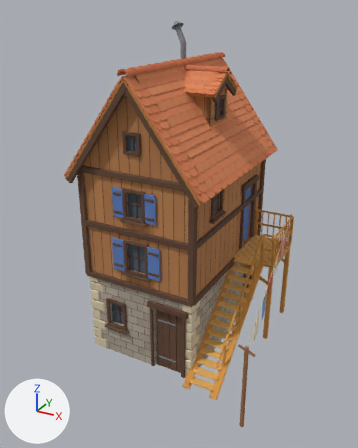
The glTF model assets/3D/village/structures/narrow_house.glb, before and after one commit.
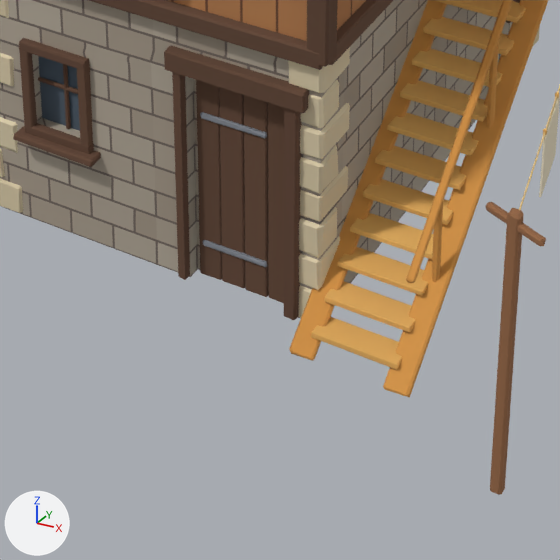
Each version is shown whole from a 50 mm camera at (7.01, -12.79, 10.05) aimed at (0.46, -0.89, 4.1), then close up on the part from 28% to 72% of the width and 64% to 100% of the height. Lighting does not change. The marker at lower left points along +X, +Y and +Z. The last two pictures show the newer version. Objects named as collision shapes, trigger or cutter boxes, shadow casters or lower levels of detail are left out. Where no turn or scale is listed for an object, it has been applied to the vertices.

The older version as bpy lines, for what is in view:
```python
me_narrowhouse_door_leaf0 = bpy.data.meshes.new('NarrowHouse_Door_Leaf0')
me_narrowhouse_door_leaf0.from_pydata(...)  # 144 vertices, 264 faces; spans x 0.0..0.89, y -0.04..0.03, z 0.0..2.1
me_narrowhouse_door_leaf0.materials.append(mat_m_structurecolors)  # picture img_t_structurecolormap
me_narrowhouse_static_boards = bpy.data.meshes.new('NarrowHouse_Static_Boards')
me_narrowhouse_static_boards.from_pydata(...)  # 139 vertices, 171 faces; spans x -1.75..1.75, y -2.49..2.51, z 2.6..8.4
me_narrowhouse_static_boards.materials.append(mat_m_boards)  # picture img_t_boards
me_narrowhouse_static_stonewall = bpy.data.meshes.new('NarrowHouse_Static_StoneWall')
me_narrowhouse_static_stonewall.from_pydata(...)  # 66 vertices, 88 faces; spans x -1.75..1.75, y -2.49..2.51, z 0.0..2.6
me_narrowhouse_static_stonewall.materials.append(mat_m_stonewall)  # picture img_t_stonewall
ob_narrowhouse_door_leaf0 = bpy.data.objects.new('NarrowHouse_Door_Leaf0', me_narrowhouse_door_leaf0)
ob_narrowhouse_door_leaf0.parent = ob_narrowhouse
ob_narrowhouse_door_leaf0.location = (0.552, -2.402, 0.0176)
ob_narrowhouse_static_boards = bpy.data.objects.new('NarrowHouse_Static_Boards', me_narrowhouse_static_boards)
ob_narrowhouse_static_boards.location = (0.0, 0.0, 0.0)
ob_narrowhouse_static_stonewall = bpy.data.objects.new('NarrowHouse_Static_StoneWall', me_narrowhouse_static_stonewall)
ob_narrowhouse_static_stonewall.location = (0.0, 0.0, 0.0)
# also in view: 'NarrowHouse_Static_Painted' at (0.88, -0.32, 4.77)
```
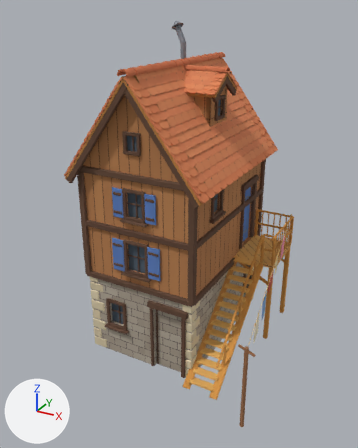
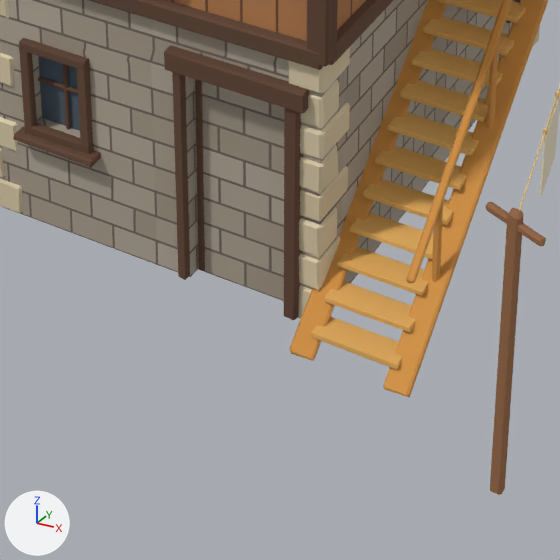
Pixel boxes [x1, y1, x2, y2] of what changed, in the close-ups (560 x 560 px):
'NarrowHouse_Door_Leaf0', turned: before [196, 80, 284, 303]; after [195, 79, 205, 271]

Patch to the scene script:
```diff
--- a/assets/3D/village/structures/narrow_house.glb.py
+++ b/assets/3D/village/structures/narrow_house.glb.py
@@ ob_narrowhouse_door_leaf0 @@
 ob_narrowhouse_door_leaf0.location = (0.552, -2.402, 0.0176)
+ob_narrowhouse_door_leaf0.rotation_euler = (0.0, 0.0, 1.551)  # degrees (0, 0, 89)
```
